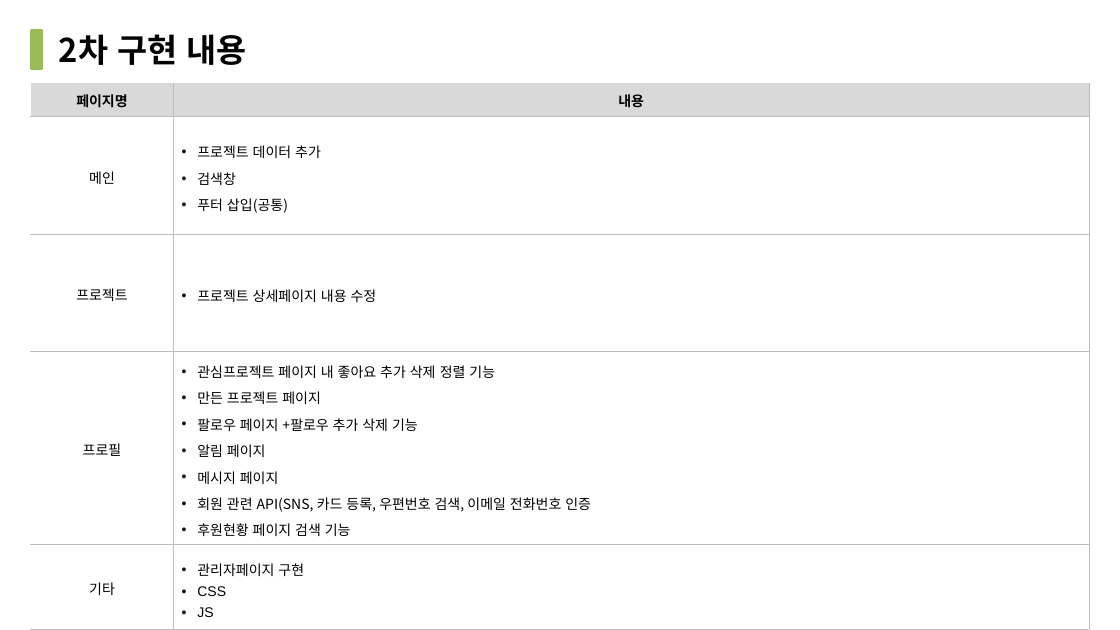
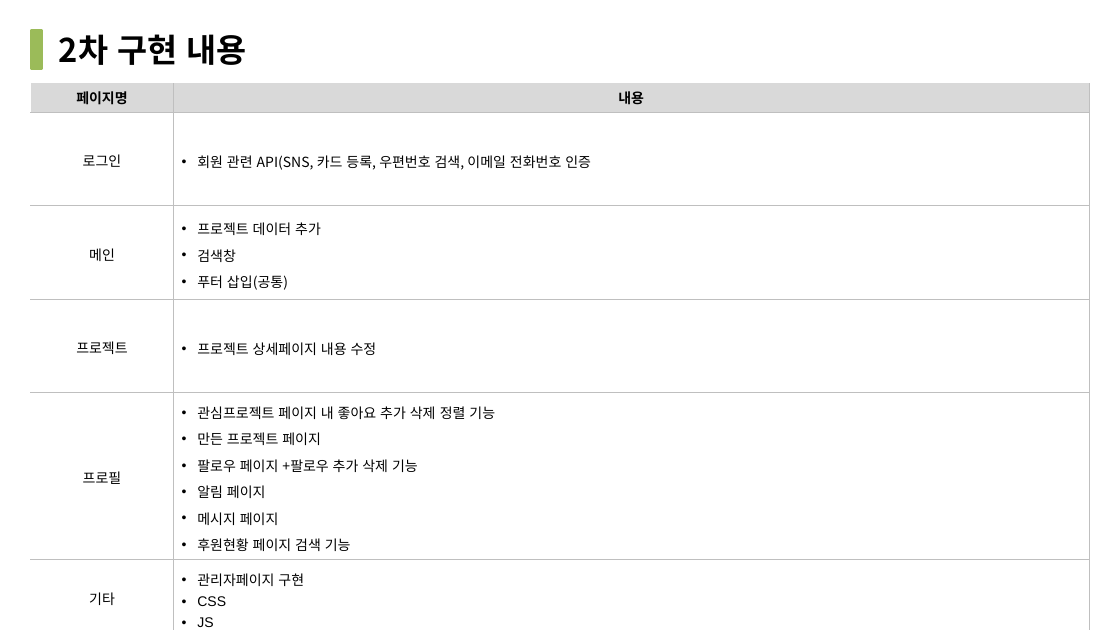
Before and after one commit to hajeongryu/kosta-project, a slide deck: slide 4 of github/Rholling Ideas 발표 자료_211230.pptx. Drawn at 1120x630 pixels with LibreOffice and Linux fonts; fonts in the diff are those of the drawing. Boxes give left, top, right and bottom in pixels: in the first picture for what was removed or moved away, otherwise in the second. Text is boxed around its words. In the diff, an @@ line names an element or a change of style, - is before the commit and + after.

Commit message:
211230 발표자료 수정

```diff
--- a/github/Rholling Ideas 발표 자료_211230.pptx
+++ b/github/Rholling Ideas 발표 자료_211230.pptx
@@ table at (31,83,1090,630) @@
+row 2: 로그인 | 회원 관련 API(SNS, 카드 등록, 우편번호 검색, 이메일 전화번호 인증
-row 5, column 2: 관심프로젝트 페이지 내 좋아요 추가 삭제 정렬 기능 / 만든 프로젝트 페이지 / 팔로우 페이지 +팔로우 추가 삭제 기능 / 알림 페이지 / 메시지 페이지 / 회원 관련 API(SNS, 카드 등록, 우편번호 검색, 이메일 전화번호 인증 / 후원현황 페이지 검색 기능
+row 5, column 2: 관심프로젝트 페이지 내 좋아요 추가 삭제 정렬 기능 / 만든 프로젝트 페이지 / 팔로우 페이지 +팔로우 추가 삭제 기능 / 알림 페이지 / 메시지 페이지 / 후원현황 페이지 검색 기능
```
